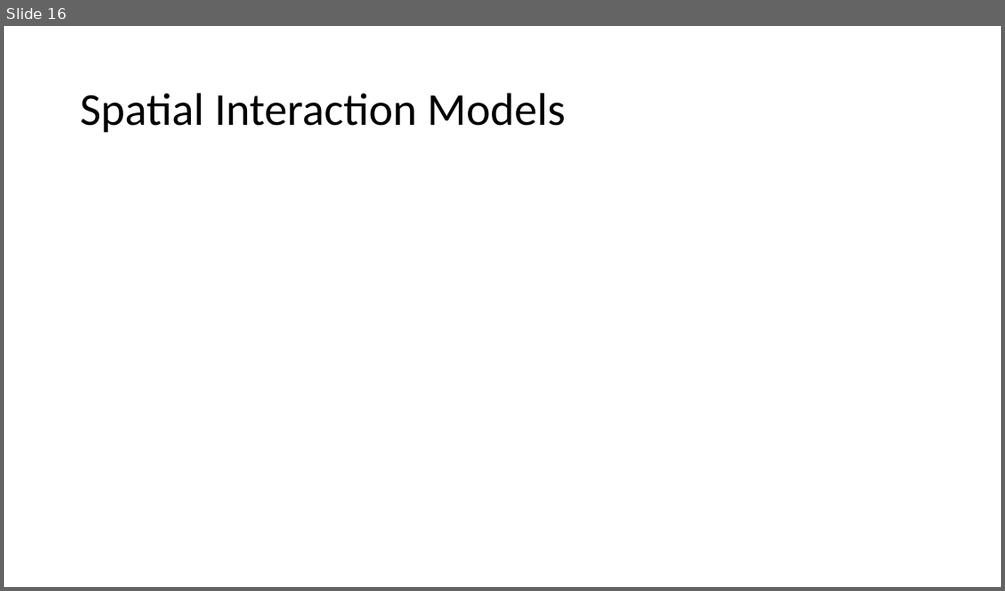
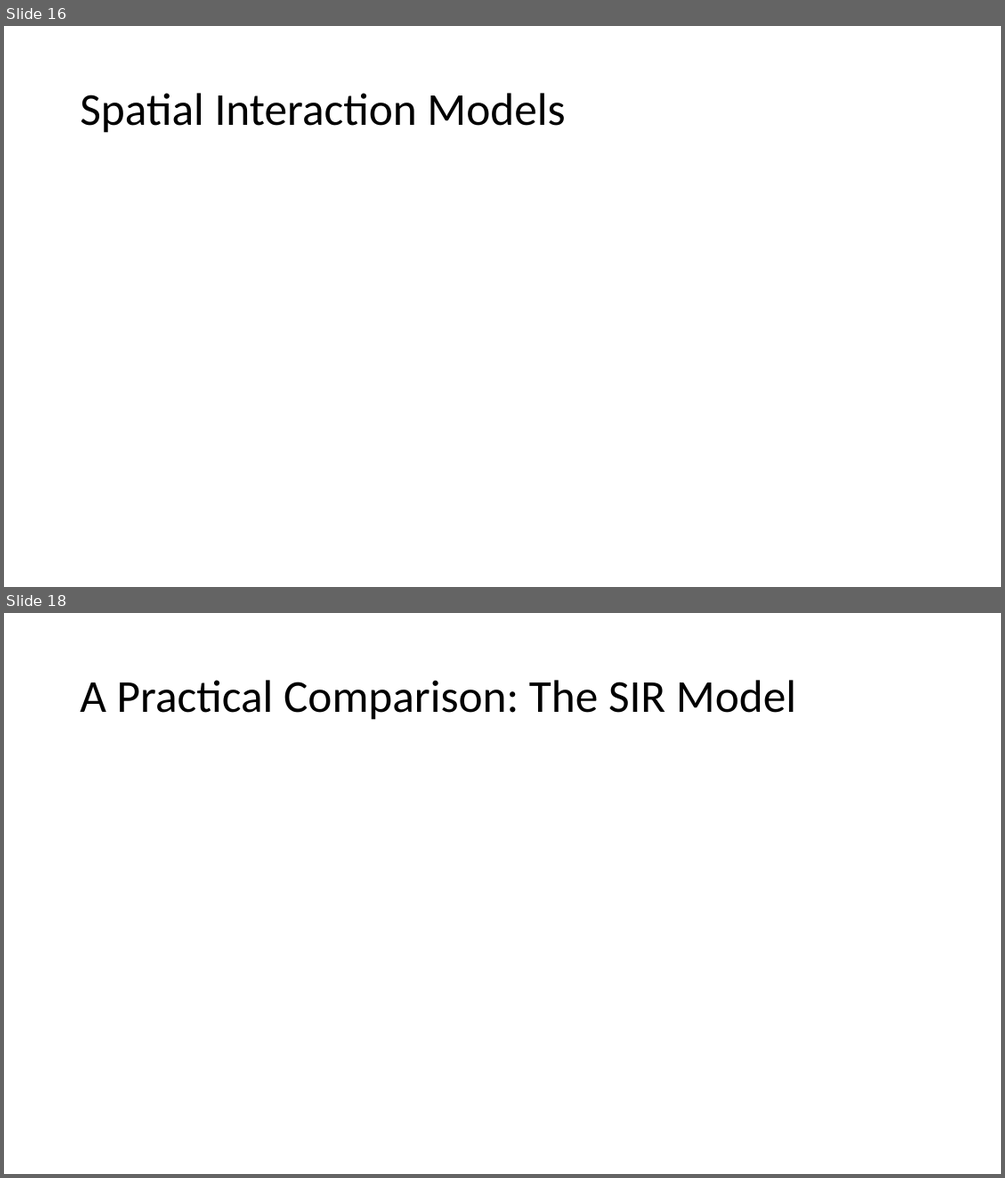
Before and after one commit to abmgis/abmgis, a slide deck: Chapter11-AlternativeModellingApproaches/Chapter11.pptx. Shown one above the other, each under a label of ours: slide 16 before the commit, slides 16 and 18 after it; the slides between them are not shown. The pictures are 1005x591 and 1005x1178 pixels, drawn with LibreOffice and Linux fonts; fonts in the diff are those of the drawing. Boxes give left, top, right and bottom in pixels: in the first picture for what was removed or moved away, otherwise in the second. Text is boxed around its words. In the diff, an @@ line names an element or a change of style, - is before the commit and + after.

Commit message:
Uploaded models to Chapter 11

```diff
--- a/Chapter11-AlternativeModellingApproaches/Chapter11.pptx
+++ b/Chapter11-AlternativeModellingApproaches/Chapter11.pptx
@@ slide 18 added at [4,613,1001,1174], background #FFFFFF @@
@@ title added at [80,680,796,720], 44 pt, text #000000 @@
+A Practical Comparison: The SIR Model
```
Also in this commit, not shown: 8 other slides added, 5 other files.
